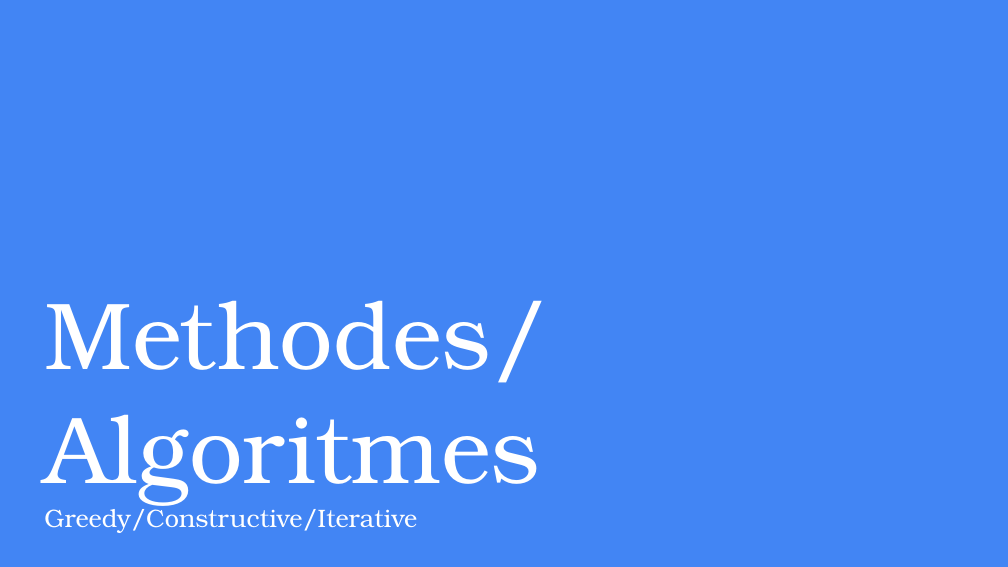
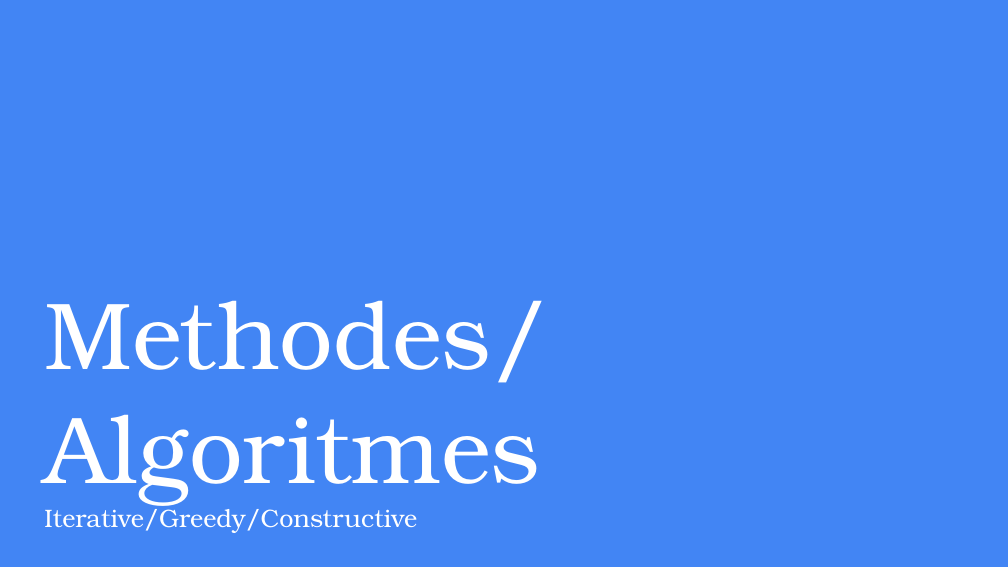
Before and after one commit to HDGizzle/Heuristieken, a slide deck: slide 13 of Radio Russia final.pptx (slide 12 before the commit). Drawn at 1008x567 pixels with LibreOffice and Linux fonts; fonts in the diff are those of the drawing. Boxes give left, top, right and bottom in pixels: in the first picture for what was removed or moved away, otherwise in the second. Text is boxed around its words. In the diff, an @@ line names an element or a change of style, - is before the commit and + after.

```diff
--- a/Radio Russia final.pptx
+++ b/Radio Russia final.pptx
@@ title at [44,504,417,533]: text changed @@
-Greedy/Constructive/Iterative
+Iterative/Greedy/Constructive
```
Also in this commit, not shown: 14 other slides changed, 36 slides added.
